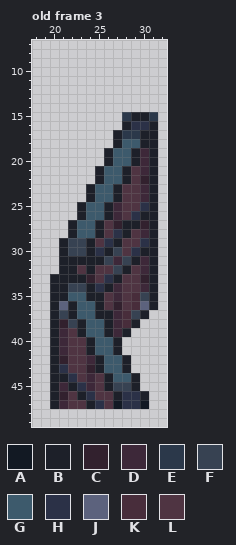
Pixel-art file: Assets/Sprites/Environment/Door/Doors.ase. Above is the file before it was changed.
64x64 pixels, 6 frames. Colours within 5 levels of each other are drawn and written as one. Shown: old frame 3: x 18..32, y 7..49. The commit also changed other frames, which this record leaves out.
Palette (. is transparent): A #121923  B #1d2029  C #32212e  D #3d2839  E #2b384a  F #374252  G #3d5a6c  H #2b3147  J #5c627d  K #482d3b  L #4f3442
Pixels before, old frame 3, first column x 20:
15 ........EBBE
16 ........BHHB
17 .......BEEBB
18 .......BGGBB
19 ......BGGBDB
20 ......BGGBDB
21 .....BGGBLDB
22 .....BGGBLCB
23 ....BGGBLLDB
24 ....BGGBLLDB
25 ...BGGBDLLHB
26 ...BGGBDLHBB
27 ..BGGBLCBBCB
28 ..BGGBLHBLDB
29 .BFFBLHBLLHB
30 .BFFBHBFLHBB
31 .BBBBBFDFBDB
32 .BBLBLLFBLDB
33 BBBBCLHBLLCB
34 BBFFBHBDLLDB
35 BBGGBBLDLKFB
36 BJBGGBLCLKJB
37 BFBGGBBDKFB.
38 BCFBGGBDKB..
39 BDLBGGBDB...
40 BDLLBGGB....
41 BDLLBGGB....
42 BCLLDBGGB...
43 BHLLCBGGB...
44 BBHLDLBGGB..
45 BDBHDLBFFB..
46 BCLBHLLBHHB.
47 BDLLBHLAHHA.
After:
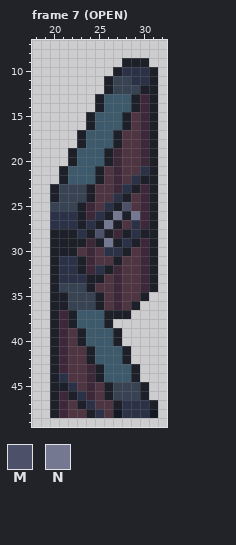
Colours new in this view: M #4c5169  N #747891
A new or re-ordered frame is compared with the old frame closest to it.
From old to new:
frames 6 -> 8
Changed rows in their new state; - is an unchanged pixel.
Frame 7 (OPEN) is new; against old frame 3:
first column x 20:
 9 --------BBB-
10 -------BHHHB
11 ------BFFHHB
12 ------BFFFBB
13 -----BGGGBDB
14 -----BGGGBDB
15 ----BGGGBLDB
16 ----BGGG-LD-
17 ---BGGG-LLD-
18 ---BGGG-LLD-
19 --BGGG-DLL--
20 --BGGG-DLL--
21 -BGGG-LDL-H-
22 -BGGG-LDLHB-
23 BFFF-LLDHB--
24 BFFF-LLHB---
25 FFF-DLHBM-D-
26 HHH-DH-NBND-
27 HHHBH-NBLHD-
28 BB-HBMBD-HB-
29 B-BBDBN-HBD-
30 B-BLDLHHBLD-
31 BHH-DLLBLL--
32 BHHBDHBDL---
33 -HHHBBLD--D-
34 -F---LL-----
35 --FFF----LB.
36 -BFFF--D-B..
37 -D---G-BB..-
38 -DBG---...--
39 ------GB.---
40 ---BG-------
41 -------GB---
42 -D--BG------
43 -D--D---GB--
44 -HL--BG-----
45 -BHL-----FB-
46 -DBHD-BFFF--
47 ---BHL-B--HB
48 BDLLBHLAHHHA
